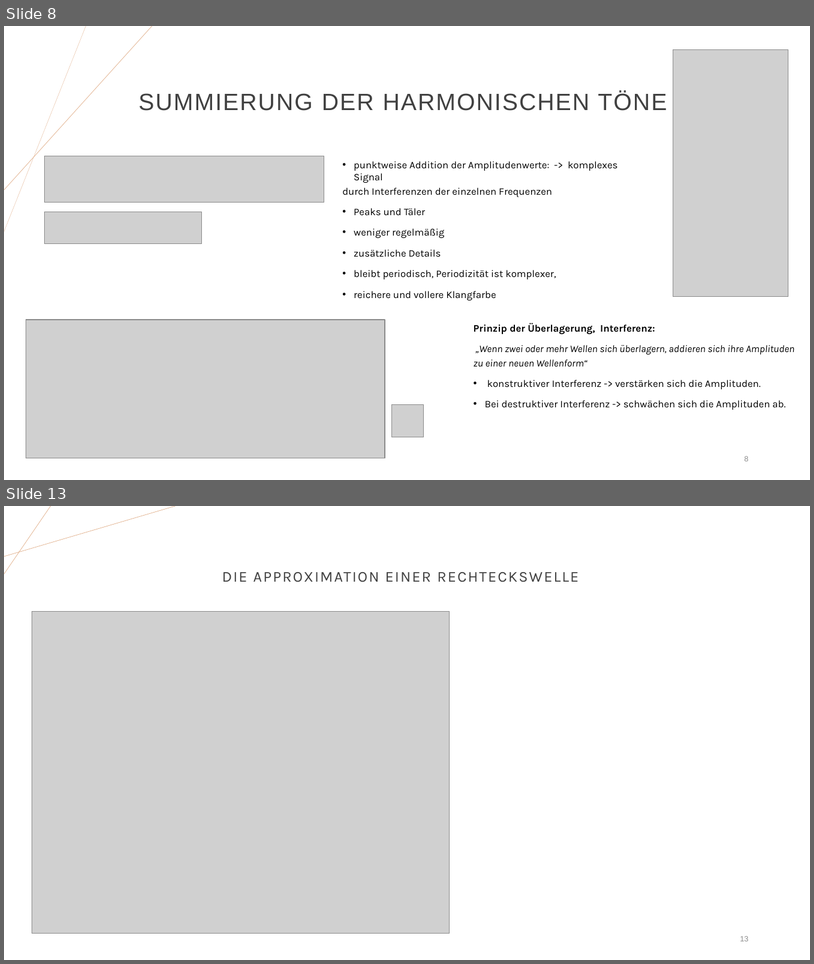
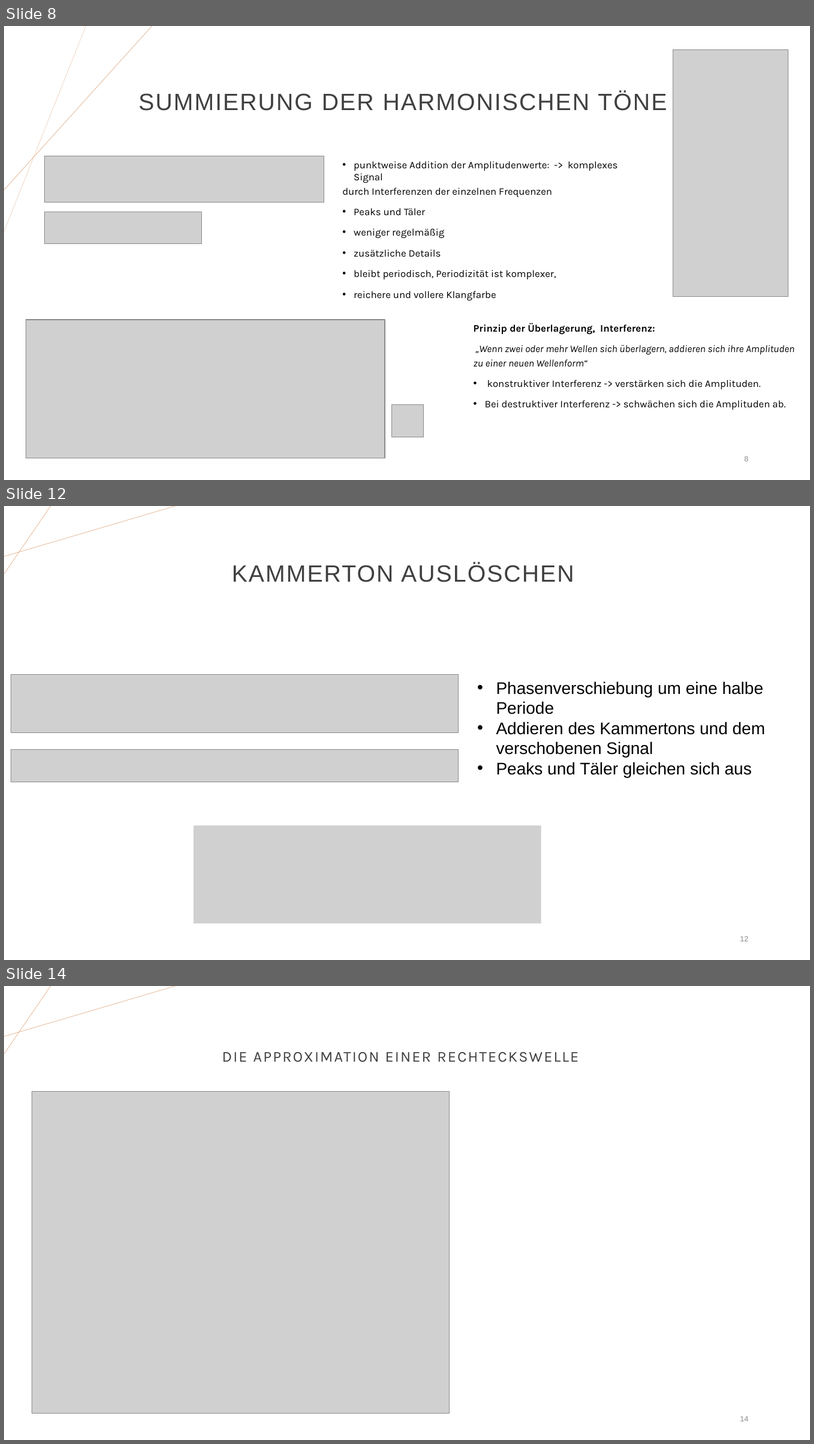
Before and after one commit to JoHoppe/LaborSprache, a slide deck: Digitale Sprachverarbeitung.pptx. Shown one above the other, each under a label of ours: slides 8 and 13 before the commit, slides 8, 12 and 14 after it; the slides between them are not shown. The pictures are 814x964 and 814x1444 pixels, drawn with LibreOffice and Linux fonts; fonts in the diff are those of the drawing; grey boxes stand for pictures. Boxes give left, top, right and bottom in pixels: in the first picture for what was removed or moved away, otherwise in the second. Text is boxed around its words. In the diff, an @@ line names an element or a change of style, - is before the commit and + after.

```diff
--- a/Digitale Sprachverarbeitung.pptx
+++ b/Digitale Sprachverarbeitung.pptx
@@ slide 12 added at bbox=[4, 506, 810, 960], background #FFFFFF; not listed: 2 template elements that a slide beside it also shows @@
@@ title added at bbox=[232, 563, 574, 582], 28 pt, text #404040 @@
+KAMMERTON AUSLÖSCHEN
@@ picture added at bbox=[11, 674, 459, 733] @@
@@ text added at bbox=[497, 681, 765, 777], 20 pt, text #000000 @@
+• Phasenverschiebung um eine halbe Periode
+• Addieren des Kammertons und dem verschobenen Signal
+• Peaks und Täler gleichen sich aus
@@ picture added at bbox=[11, 749, 459, 782] @@
@@ picture added at bbox=[194, 825, 542, 924] @@
@@ page number added at bbox=[740, 936, 749, 941], 9 pt, text #8C8C8C @@
+12
@@ what was slide 13 is now slide 14 @@
@@ page number at bbox=[740, 1416, 749, 1421]: text changed @@
-13
+14
```
Also in this commit, not shown: 1 slide changed, 3 other slides added, 3 slides removed, 2 other files.
